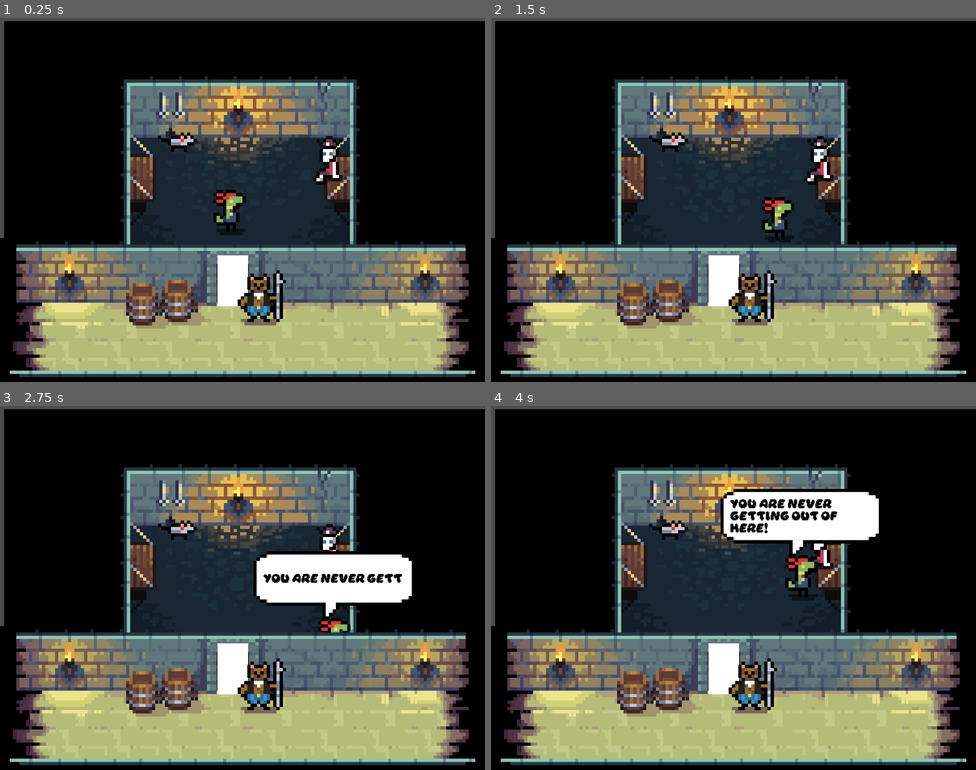
Above: before the commit, frames 1-4 (two rows, left to right).
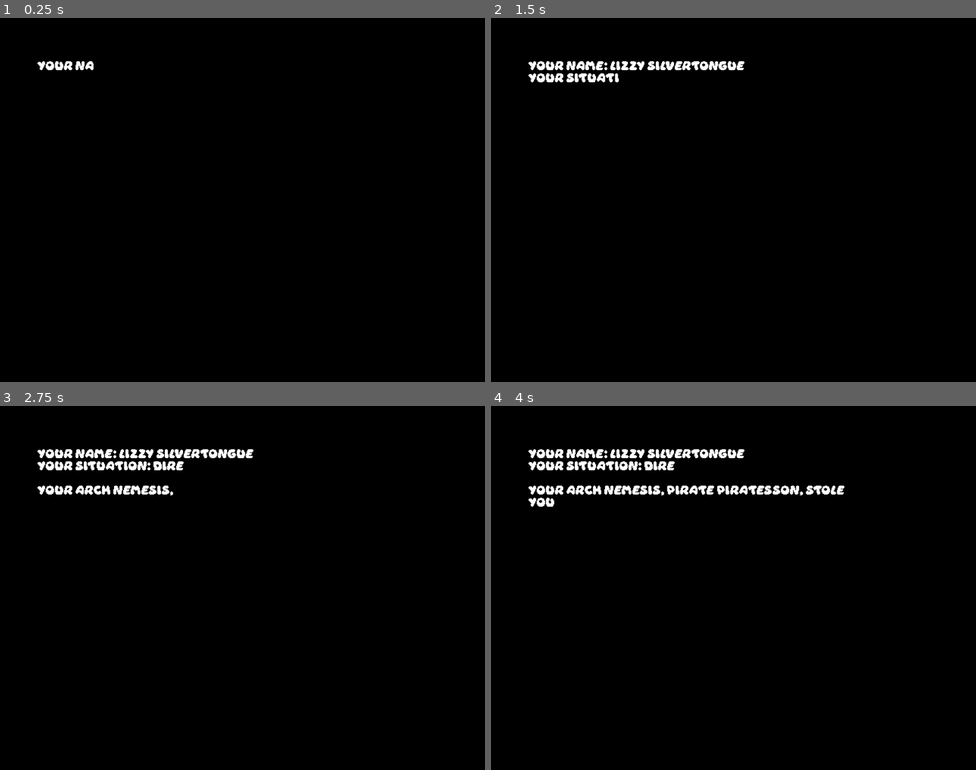
Above: after the commit, the same moments.

Repository: tombuben/gamerpie_gamejam_2025
Game: Godot game, scene res://levels/intro_1.tscn
The game is run twice, just before and just after one commit, with the same random seed, the same clock (stepped at 60 frames per second) and the same inputs. Before the commit the project starts from res://levels/level_1.tscn.
Inputs:
- Up to frame 1 (0.25 s): no input
- Up to frame 2 (1.5 s): hold D (right) 0.53-1.28 s; hold Space (bubble_switch) 0.53-1.28 s; hold S (down) from 1.28 s (still down); tap Space (bubble_switch) at 1.35 s
- Up to frame 3 (2.75 s): release S (down) at 2.03 s; hold D (right) from 2.03 s (still down); hold Space (bubble_switch) from 2.03 s (still down)
- Up to frame 4 (4 s): release D (right) at 2.78 s; release Space (bubble_switch) at 2.78 s; hold W (up) 2.78-3.53 s; tap Space (bubble_switch) at 2.85 s; hold A (left) from 3.53 s (still down); hold Space (bubble_switch) from 3.53 s (still down)

The runs differ from the first frame. In frame 1, 55% of the frame differs, in the area x 0-100%, y 0-99%; in frame 2, 56%; in frame 3, 58%; in frame 4, 57%.

Commit message:
You can get to lvl 2 with intros

Diff:
--- /dev/null
+++ b/levels/intro_2.tscn
@@ -0,0 +1,62 @@
+[gd_scene load_steps=6 format=3 uid="uid://c3ggxrvsseq0d"]
+
+[ext_resource type="Script" path="res://scripts/intro_crawl.gd" id="1_i8wab"]
+[ext_resource type="PackedScene" uid="uid://crrtoqghkde4t" path="res://levels/level_2.tscn" id="2_kxljh"]
+[ext_resource type="Script" path="res://ui/text box/text_box.gd" id="3_pyvsm"]
+[ext_resource type="FontFile" uid="uid://deige1vwgfcp2" path="res://ui/text box/Daydream.ttf" id="4_isxlh"]
+[ext_resource type="Script" path="res://scripts/flasher.gd" id="5_847kd"]
+
+[node name="Intro1" type="Node2D" node_paths=PackedStringArray("button")]
+script = ExtResource("1_i8wab")
+text = "Your name: Lizzy Silvertongue
+Your situation: Moderate
+
+With your silver tongue, you managed to confuse the guard who let you escape the prison. Now, it's time to figure out where the stolen money went.
+
+Next destination: The Golden Mast, a local pirate pub, whete the damned Piratesson likes to hang out."
+scene = ExtResource("2_kxljh")
+button = NodePath("SpaceBar")
+
+[node name="ColorRect" type="ColorRect" parent="."]
+offset_left = -65.0
+offset_top = -43.0
+offset_right = 1344.0
+offset_bottom = 1173.0
+color = Color(0, 0, 0, 1)
+
+[node name="TextBox" type="MarginContainer" parent="." node_paths=PackedStringArray("label")]
+clip_contents = true
+offset_left = 492.0
+offset_top = 426.0
+offset_right = 571.0
+offset_bottom = 453.0
+script = ExtResource("3_pyvsm")
+label = NodePath("Label")
+max_width = 800
+
+[node name="Label" type="Label" parent="TextBox"]
+layout_mode = 2
+size_flags_vertical = 1
+theme_override_fonts/font = ExtResource("4_isxlh")
+theme_override_font_sizes/font_size = 20
+
+[node name="LetterDisplayTimer" type="Timer" parent="TextBox"]
+one_shot = true
+
+[node name="SpaceBar" type="Node2D" parent="." node_paths=PackedStringArray("f1", "f2")]
+position = Vector2(1001, 811)
+script = ExtResource("5_847kd")
+f1 = NodePath("ColorRect2")
+f2 = NodePath("ColorRect3")
+
+[node name="ColorRect2" type="ColorRect" parent="SpaceBar"]
+offset_right = 149.0
+offset_bottom = 40.0
+
+[node name="ColorRect3" type="ColorRect" parent="SpaceBar"]
+offset_right = 149.0
+offset_bottom = 40.0
+color = Color(0.414066, 0.414066, 0.414066, 1)
+
+[connection signal="finished_displaying" from="TextBox" to="." method="_on_text_box_finished_displaying"]
+[connection signal="timeout" from="TextBox/LetterDisplayTimer" to="TextBox" method="_on_letter_display_timer_timeout"]
--- a/levels/level_1.tscn
+++ b/levels/level_1.tscn
@@ -15,6 +15,8 @@
 [ext_resource type="Texture2D" uid="uid://dixd3op3kyt2u" path="res://assets/characters/skeleton.png" id="10_msrvs"]
 [ext_resource type="AudioStream" uid="uid://4rk5e7ll6v1m" path="res://assets/audio/music/jail_cell_bgmusic.mp3" id="12_7mmrr"]
 [ext_resource type="Texture2D" uid="uid://v83jmcxx3ft1" path="res://assets/characters/skeleton_outline.png" id="13_tdbup"]
+[ext_resource type="Script" path="res://scripts/win_area.gd" id="16_a7mtj"]
+[ext_resource type="PackedScene" uid="uid://c3ggxrvsseq0d" path="res://levels/intro_2.tscn" id="17_x1ffy"]
 
 [sub_resource type="RectangleShape2D" id="RectangleShape2D_mmaku"]
 size = Vector2(579.688, 72)
@@ -229,6 +231,13 @@
 stream = ExtResource("12_7mmrr")
 autoplay = true
 parameters/looping = true
+
+[node name="WinArea" type="Area2D" parent="."]
+script = ExtResource("16_a7mtj")
+scene = ExtResource("17_x1ffy")
+
+[node name="CollisionPolygon2D" type="CollisionPolygon2D" parent="WinArea"]
+polygon = PackedVector2Array(-35, 718, 116, 716, 122, 851, 1032, 850, 1043, 691, 1248, 669, 1249, 1015, -111, 980)
 
 [connection signal="body_entered" from="Rat/Area2D" to="Rat" method="_on_area_2d_body_entered"]
 [connection signal="body_exited" from="Rat/Area2D" to="Rat" method="_on_area_2d_body_exited"]
@@ -238,3 +247,4 @@
 [connection signal="body_entered" from="Run/PathFollow2D/Cellmate/Area2D" to="Run/PathFollow2D/Cellmate" method="_on_area_2d_body_entered"]
 [connection signal="body_exited" from="Run/PathFollow2D/Cellmate/Area2D" to="Run/PathFollow2D/Cellmate" method="_on_area_2d_body_exited"]
 [connection signal="on_slot_changed" from="Run/PathFollow2D/Cellmate/BubbleSlot" to="Run/PathFollow2D" method="_on_bubble_slot_on_slot_changed"]
+[connection signal="body_entered" from="WinArea" to="WinArea" method="_on_body_entered"]
--- a/project.godot
+++ b/project.godot
@@ -11,7 +11,7 @@
 [application]
 
 config/name="gamerpie_gamejam_2025"
-run/main_scene="res://levels/level_1.tscn"
+run/main_scene="res://levels/intro_1.tscn"
 config/features=PackedStringArray("4.3", "GL Compatibility")
 config/icon="res://icon.svg"
 
--- /dev/null
+++ b/scripts/win_area.gd
@@ -0,0 +1,9 @@
+extends Area2D
+
+@export var scene: PackedScene
+
+func _on_body_entered(body: Node2D) -> void:
+	if body.name != "PlayerCharacter":
+		return
+
+	get_tree().change_scene_to_packed(scene)
Not shown: 1 places in levels/level_1.tscn that only renumber resources
